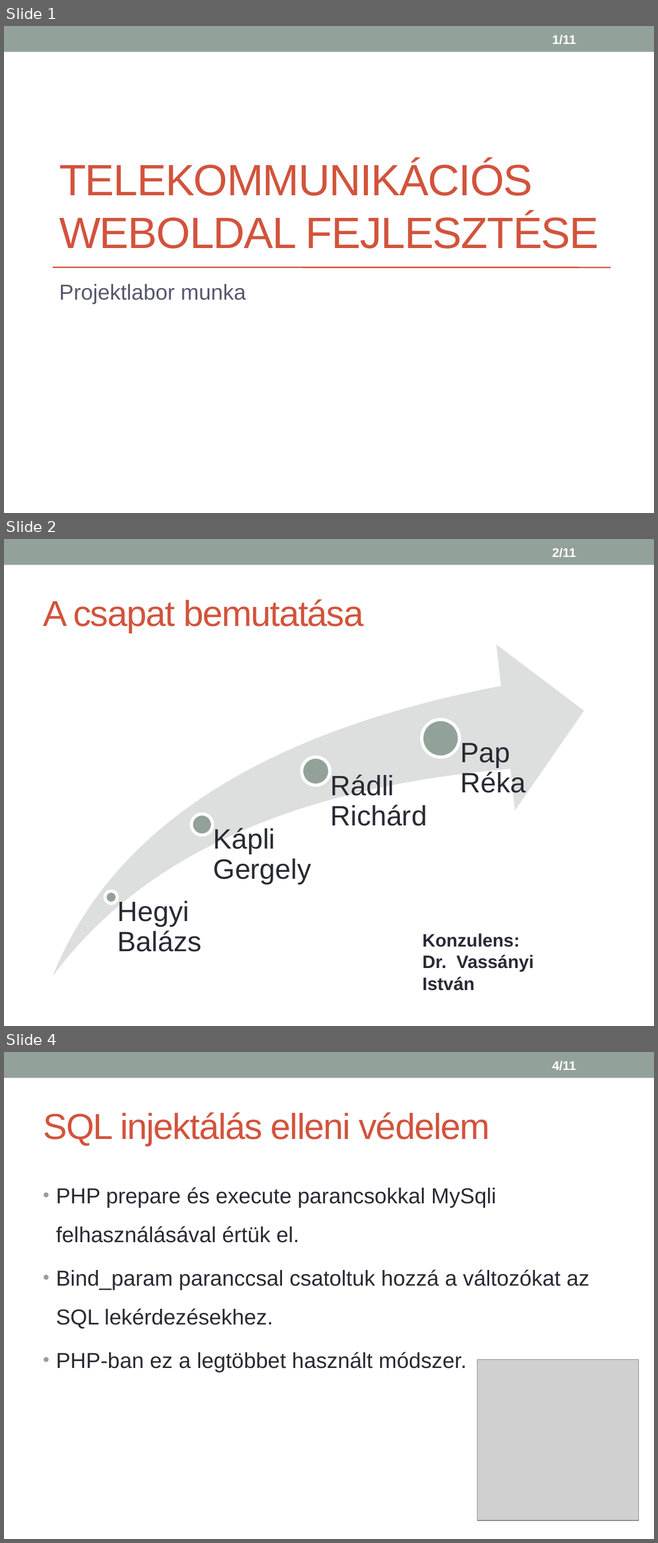
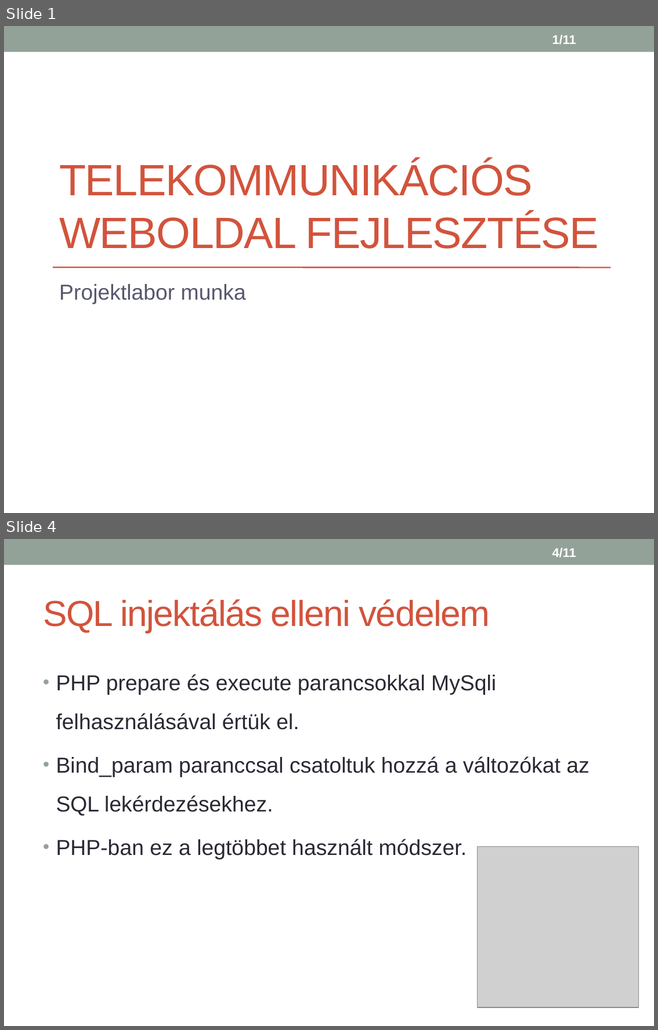
Before and after one commit to HegyiBazsi/Project-LAB-or-DIE, a slide deck: 2_bemutato.pptx. Shown one above the other, each under a label of ours: slides 1, 2 and 4 before the commit, slides 1 and 4 after it; the slides between them are not shown. The pictures are 658x1543 and 658x1030 pixels, drawn with LibreOffice and Linux fonts; fonts in the diff are those of the drawing; grey boxes stand for pictures. Boxes give left, top, right and bottom in pixels: in the first picture for what was removed or moved away, otherwise in the second. Text is boxed around its words. In the diff, an @@ line names an element or a change of style, - is before the commit and + after.

```diff
--- a/2_bemutato.pptx
+++ b/2_bemutato.pptx
@@ slide 2 removed at [4, 539, 654, 1026], background #FFFFFF; not listed: 1 template element that a slide beside it also shows @@
@@ page number removed at [552, 548, 576, 558] @@
-2/11
@@ title removed at [43, 599, 364, 633] @@
-A csapat bemutatása
@@ group removed at [53, 644, 583, 976]: 4 ellipses, 4 texts, 1 swoosh arrow @@
-Hegyi Balázs
-Kápli Gergely
-Rádli Richárd
-Pap Réka
@@ text removed at [422, 933, 534, 991] @@
-Konzulens:
-Dr. Vassányi István
```
Also in this commit, not shown: 4 slides changed, 1 slide added.
